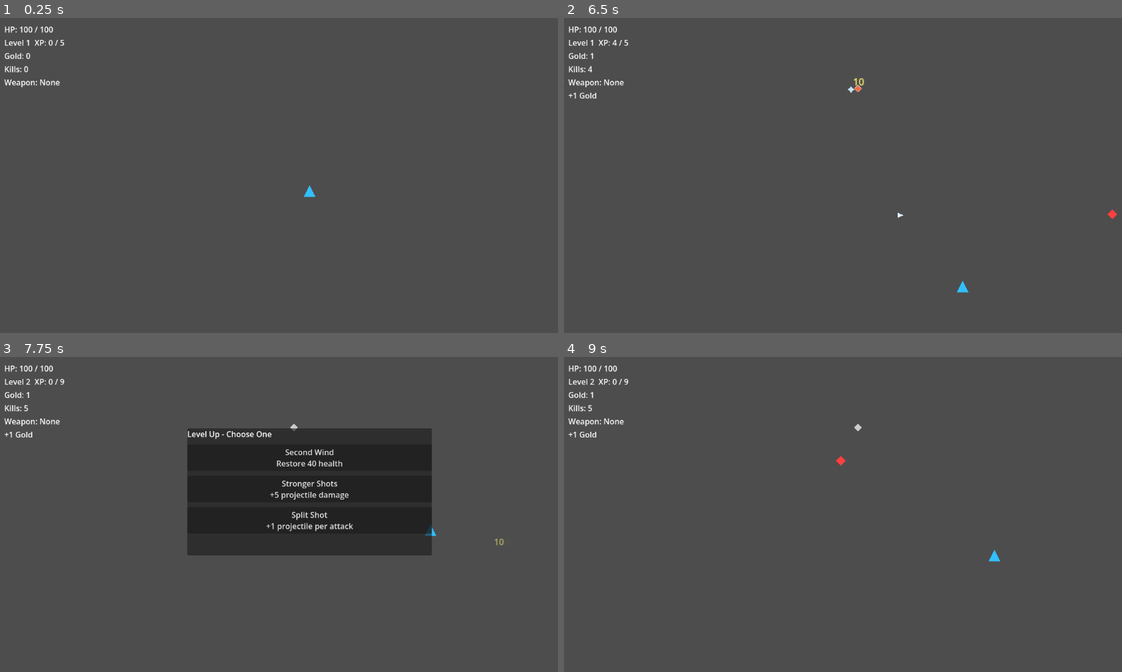
Above: before the commit, frames 1-4 (two rows, left to right).
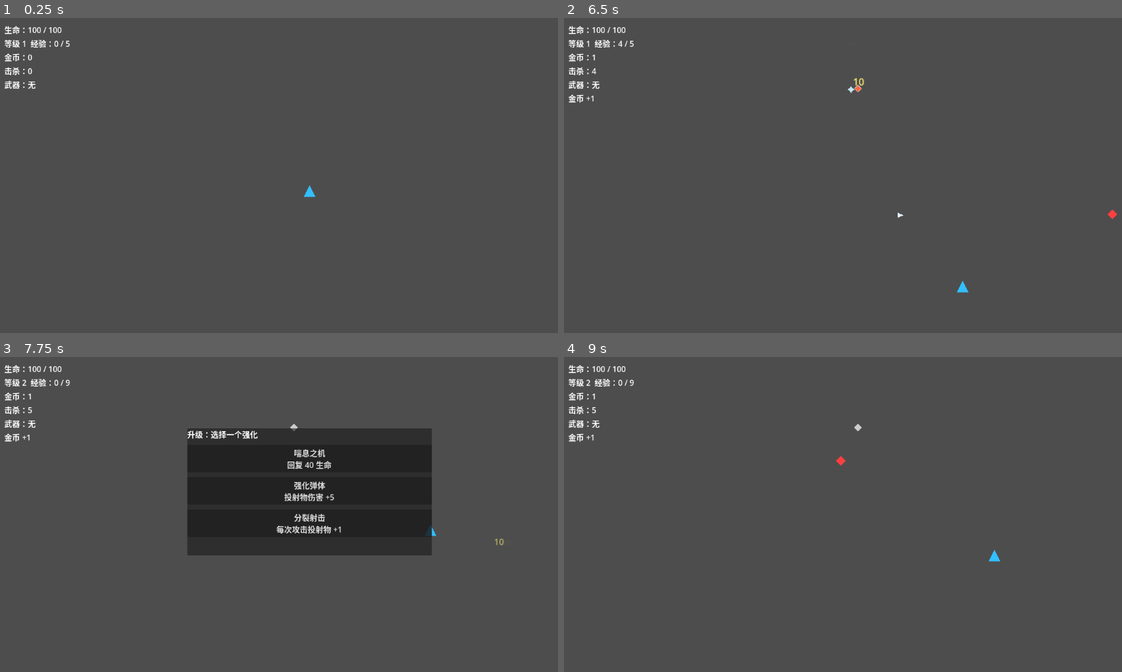
Above: after the commit, the same moments.

Repository: airisuzuki123/RogueLootPrototype
Game: Godot game, scene res://scenes/main.tscn
The game is run twice, just before and just after one commit, with the same random seed, the same clock (stepped at 60 frames per second) and the same inputs.
Inputs (mouse positions are in pixels of both pictures, inside the frame that each line leads up to):
- Up to frame 1 (0.25 s): no input
- Up to frame 2 (6.5 s): tap Enter at 0.5, 2 s; hold D (move_right) 0.53-1.28 s; tap Space at 1.25 s; hold S (move_down) 1.28-2.03 s; hold D (move_right) 2.03-2.78 s; hold W (move_up) 2.78-3.53 s; hold A (move_left) 3.53-5.03 s; hold S (move_down) 5.03-5.78 s; hold D (move_right) from 5.78 s (still down)
- Up to frame 3 (7.75 s): release D (move_right) at 6.53 s; hold W (move_up) 6.53-7.28 s; hold D (move_right) from 7.28 s (still down)
- Up to frame 4 (9 s): release D (move_right) at 8 s; click (870, 457) at 8 s, where only the run before the commit has a clickable "Second Wind Restore 40 health"; tap Space at 8.75 s; hold S (move_down) from 8.78 s (still down)

The runs differ from the first frame. In frame 1, 0.6% of the frame differs, in the area x 0-13%, y 2-23%; in frame 2, 0.7%; in frame 3, 2.0%, in the area x 0-78%, y 2-57%; in frame 4, 0.7%.

Commit message:
Localize in-game text to Chinese

Diff:
--- a/scripts/core/game_manager.gd
+++ b/scripts/core/game_manager.gd
@@ -26,33 +26,33 @@
 const UPGRADE_POOL := [
 	{
 		"id": "damage",
-		"title": "Stronger Shots",
-		"description": "+5 projectile damage"
+		"title": "强化弹体",
+		"description": "投射物伤害 +5"
 	},
 	{
 		"id": "attack_speed",
-		"title": "Faster Casting",
-		"description": "Shoot 18% faster"
+		"title": "快速施放",
+		"description": "射击间隔缩短 18%"
 	},
 	{
 		"id": "move_speed",
-		"title": "Swift Boots",
-		"description": "+35 movement speed"
+		"title": "迅捷步伐",
+		"description": "移动速度 +35"
 	},
 	{
 		"id": "max_health",
-		"title": "Vitality",
-		"description": "+25 max health and heal 25"
+		"title": "生命强化",
+		"description": "最大生命 +25，并回复 25 生命"
 	},
 	{
 		"id": "heal",
-		"title": "Second Wind",
-		"description": "Restore 40 health"
+		"title": "喘息之机",
+		"description": "回复 40 生命"
 	},
 	{
 		"id": "multishot",
-		"title": "Split Shot",
-		"description": "+1 projectile per attack"
+		"title": "分裂射击",
+		"description": "每次攻击投射物 +1"
 	}
 ]
 
@@ -91,7 +91,7 @@
 		return
 	gold += amount
 	gold_changed.emit(gold)
-	_set_loot_message("+%d Gold" % amount)
+	_set_loot_message("金币 +%d" % amount)
 
 func pickup_equipment(equipment: Dictionary) -> void:
 	if is_run_over or equipment.is_empty():
@@ -101,7 +101,7 @@
 	if player != null and player.has_method("equip_weapon"):
 		player.equip_weapon(equipped_weapon, old_weapon)
 	equipment_changed.emit(equipped_weapon)
-	_set_loot_message("Equipped %s" % equipment["name"])
+	_set_loot_message("已装备：%s" % equipment["name"])
 
 func register_kill() -> void:
 	if is_run_over:
--- a/scripts/items/equipment_factory.gd
+++ b/scripts/items/equipment_factory.gd
@@ -2,15 +2,15 @@
 extends RefCounted
 
 const RARITIES := [
-	{"name": "Common", "color": Color(0.8, 0.8, 0.8), "weight": 70, "affixes": 1, "power": 1.0},
-	{"name": "Magic", "color": Color(0.35, 0.55, 1.0), "weight": 24, "affixes": 2, "power": 1.25},
-	{"name": "Rare", "color": Color(1.0, 0.85, 0.2), "weight": 6, "affixes": 3, "power": 1.6}
+	{"name": "普通", "color": Color(0.8, 0.8, 0.8), "weight": 70, "affixes": 1, "power": 1.0},
+	{"name": "魔法", "color": Color(0.35, 0.55, 1.0), "weight": 24, "affixes": 2, "power": 1.25},
+	{"name": "稀有", "color": Color(1.0, 0.85, 0.2), "weight": 6, "affixes": 3, "power": 1.6}
 ]
 
 const AFFIXES := [
-	{"id": "damage", "label": "Damage", "min": 3, "max": 8},
-	{"id": "max_health", "label": "Max HP", "min": 10, "max": 25},
-	{"id": "attack_speed", "label": "Attack Speed", "min": 6, "max": 14}
+	{"id": "damage", "label": "伤害", "min": 3, "max": 8},
+	{"id": "max_health", "label": "最大生命", "min": 10, "max": 25},
+	{"id": "attack_speed", "label": "攻击速度", "min": 6, "max": 14}
 ]
 
 static func roll_weapon(enemy_level: int = 1) -> Dictionary:
@@ -31,7 +31,7 @@
 		})
 		score += _score_affix(template["id"], value)
 	return {
-		"name": "%s Wand" % rarity["name"],
+		"name": "%s法杖" % rarity["name"],
 		"slot": "weapon",
 		"rarity": rarity["name"],
 		"color": rarity["color"],
@@ -41,7 +41,7 @@
 
 static func describe(equipment: Dictionary) -> String:
 	if equipment.is_empty():
-		return "Weapon: None"
+		return "武器：无"
 	var lines := ["%s (%s)" % [equipment["name"], equipment["rarity"]]]
 	for affix in equipment["affixes"]:
 		var prefix := "+"
--- a/scripts/ui/hud.gd
+++ b/scripts/ui/hud.gd
@@ -49,7 +49,7 @@
 	stats.add_child(loot_message_label)
 
 	hint_label = Label.new()
-	hint_label.text = "WASD move | Auto attack | Pick up loot | Choose upgrades"
+	hint_label.text = "WASD 移动 | 自动攻击 | 拾取掉落 | 升级时选择强化"
 	hint_label.position = Vector2(16, 690)
 	root.add_child(hint_label)
 
@@ -64,7 +64,7 @@
 	upgrade_panel.add_child(upgrade_list)
 
 	var title := Label.new()
-	title.text = "Level Up - Choose One"
+	title.text = "升级：选择一个强化"
 	upgrade_list.add_child(title)
 
 	game_over_label = Label.new()
@@ -91,16 +91,16 @@
 	_on_loot_message_changed(GameManager.latest_loot_message)
 
 func _on_gold_changed(total: int) -> void:
-	gold_label.text = "Gold: %d" % total
+	gold_label.text = "金币：%d" % total
 
 func _on_enemy_killed(total: int) -> void:
-	kills_label.text = "Kills: %d" % total
+	kills_label.text = "击杀：%d" % total
 
 func _on_health_changed(current: int, maximum: int) -> void:
-	health_label.text = "HP: %d / %d" % [current, maximum]
+	health_label.text = "生命：%d / %d" % [current, maximum]
 
 func _on_experience_changed(current: int, required: int, level: int) -> void:
-	experience_label.text = "Level %d  XP: %d / %d" % [level, current, required]
+	experience_label.text = "等级 %d  经验：%d / %d" % [level, current, required]
 
 func _on_equipment_changed(equipment: Dictionary) -> void:
 	equipment_label.text = EquipmentFactory.describe(equipment)
@@ -127,4 +127,4 @@
 
 func _on_run_ended(kills: int, gold: int) -> void:
 	game_over_label.visible = true
-	game_over_label.text = "Run Over\nKills: %d\nGold: %d" % [kills, gold]
+	game_over_label.text = "本局结束\n击杀：%d\n金币：%d" % [kills, gold]
Not shown, changed: AGENTS.md
Not shown, changed: docs/development-log.md
